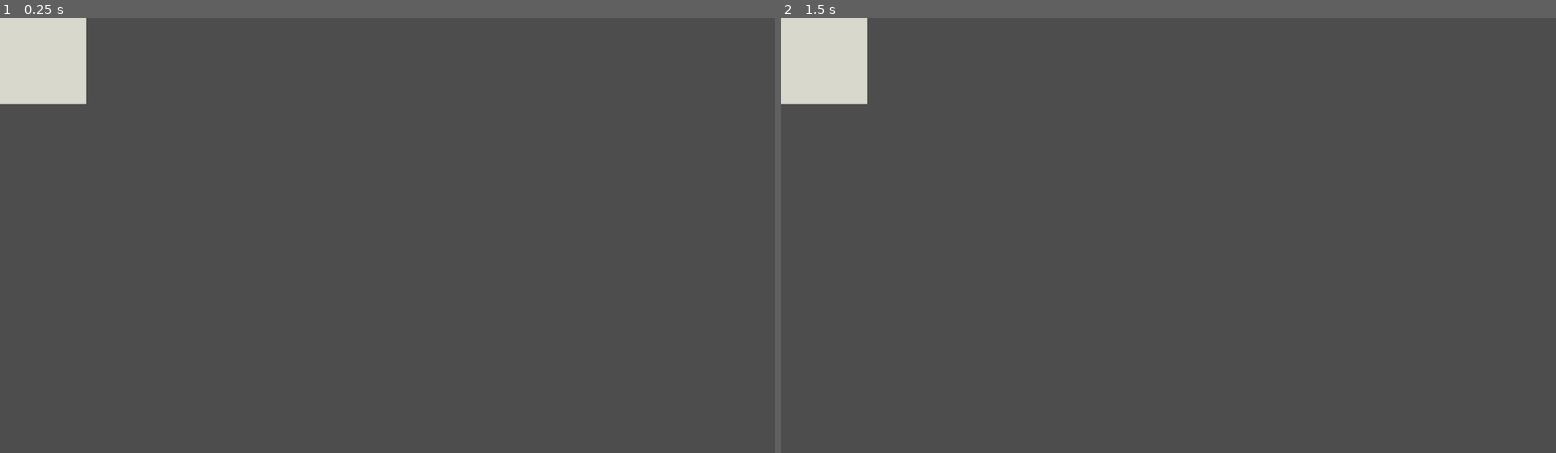
Above: before the commit, frames 1-2 (left to right).
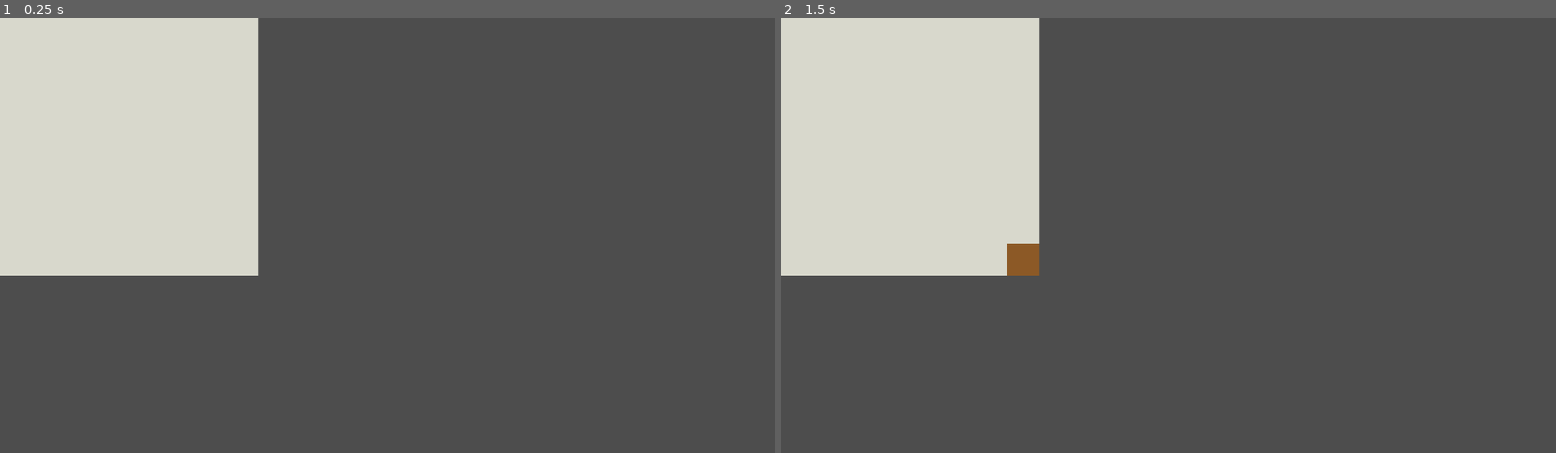
Above: after the commit, the same moments.

Repository: disun001/daschund-game
Game: Godot game, scene res://scenes/game_board.tscn
The game is run twice, just before and just after one commit, with the same random seed, the same clock (stepped at 60 frames per second) and the same inputs.
Inputs (mouse positions are in pixels of both pictures, inside the frame that each line leads up to):
- Up to frame 1 (0.25 s): no input
- Up to frame 2 (1.5 s): tap Enter at 0.5 s; move the mouse to (1339, 213) at 0.52 s; hold Shift 0.53-1.25 s; click (1339, 213) at 0.67 s; tap Space at 1.25 s; drag from (1013, 257) to (1129, 322) at 1.27 s

The runs differ from the first frame. In frame 1, 18% of the frame differs, in the area x 0-34%, y 0-60%; in frame 2, 18%.

Commit message:
Fix middle-cell truncate clickability and dedupe cell-size constant
Bumped the manual-play tile size (16px -> 48px) -- at 16px, precisely
tapping a middle cell of a multi-segment Dog was error-prone by hand,
which read as "truncate only works from the last cell placed." An
automated test firing real InputEventMouseButton events through
InputController's actual _unhandled_input/to_local path confirms the
tap-to-cell mapping and mid-body truncate were already correct at any
size -- this was a playability issue, not a logic bug.

Also removed the duplicated cell-pixel-size constant: InputController
no longer carries its own default and instead adopts BoardView's
actual tile size in GameBoard._ready(), so the two can't drift apart.

Diff:
--- a/project.godot
+++ b/project.godot
@@ -11,8 +11,8 @@
 [application]
 
 config/name="Dachshund Enclosure Game"
+run/main_scene="res://scenes/game_board.tscn"
 config/features=PackedStringArray("4.7", "GL Compatibility")
-run/main_scene="res://scenes/game_board.tscn"
 
 [editor_plugins]
 
--- a/scripts/board_view.gd
+++ b/scripts/board_view.gd
@@ -1,7 +1,7 @@
 class_name BoardView
 extends TileMapLayer
 
-const CELL_PIXEL_SIZE := 16
+const CELL_PIXEL_SIZE := 48
 
 const CELL_ORDER: Array[BoardState.Cell] = [
 	BoardState.Cell.EMPTY,
--- a/scripts/game_board.gd
+++ b/scripts/game_board.gd
@@ -16,6 +16,7 @@
 
 func _ready() -> void:
 	board = BoardState.new(board_width, board_height, dog_length_cap)
+	input_controller.cell_pixel_size = board_view.cell_size()
 	input_controller.set_board(board)
 	input_controller.board_changed.connect(_on_board_changed)
 	board_view.sync_from_board(board)
--- a/scripts/input_controller.gd
+++ b/scripts/input_controller.gd
@@ -5,7 +5,7 @@
 ## Holds no game-state of its own.
 
 @export var board_view_path: NodePath
-@export var cell_pixel_size: int = 16
+var cell_pixel_size: int = 16
 
 var _board: BoardState
 var _board_view: BoardView
--- /dev/null
+++ b/tests/test_game_board_integration.gd
@@ -0,0 +1,39 @@
+extends GutTest
+
+const Cell = BoardState.Cell
+
+func _click_at(controller: InputController, screen_pos: Vector2) -> void:
+	var event := InputEventMouseButton.new()
+	event.button_index = MOUSE_BUTTON_LEFT
+	event.pressed = true
+	event.position = screen_pos
+	controller._unhandled_input(event)
+
+func test_real_input_event_resolves_to_the_correct_cell() -> void:
+	var scene: PackedScene = load("res://scenes/game_board.tscn")
+	var board_node: GameBoard = add_child_autofree(scene.instantiate())
+	await wait_process_frames(1)
+
+	var cell_px: int = board_node.board_view.cell_size()
+
+	# Place at cell (2,2), extend to (3,3), extend to (4,4) -> length 3.
+	_click_at(board_node.input_controller, Vector2(2 * cell_px + 4, 2 * cell_px + 4))
+	_click_at(board_node.input_controller, Vector2(3 * cell_px + 4, 3 * cell_px + 4))
+	_click_at(board_node.input_controller, Vector2(4 * cell_px + 4, 4 * cell_px + 4))
+
+	assert_eq(board_node.board.head(), Vector2i(4, 4), "head after two extends")
+	assert_eq(board_node.board.length_used, 3)
+
+	# Tap the SECOND cell placed (3,3) -> should truncate to it, dropping (4,4).
+	_click_at(board_node.input_controller, Vector2(3 * cell_px + 4, 3 * cell_px + 4))
+
+	assert_eq(board_node.board.head(), Vector2i(3, 3), "truncating the middle cell should move head there")
+	assert_eq(board_node.board.length_used, 2)
+	assert_eq(board_node.board.get_cell(Vector2i(4, 4)), Cell.EMPTY, "the dropped cell should render empty")
+
+func test_input_controller_adopts_board_view_cell_size() -> void:
+	var scene: PackedScene = load("res://scenes/game_board.tscn")
+	var board_node: GameBoard = add_child_autofree(scene.instantiate())
+	await wait_process_frames(1)
+
+	assert_eq(board_node.input_controller.cell_pixel_size, board_node.board_view.cell_size())
Not shown, added: tests/test_game_board_integration.gd.uid
